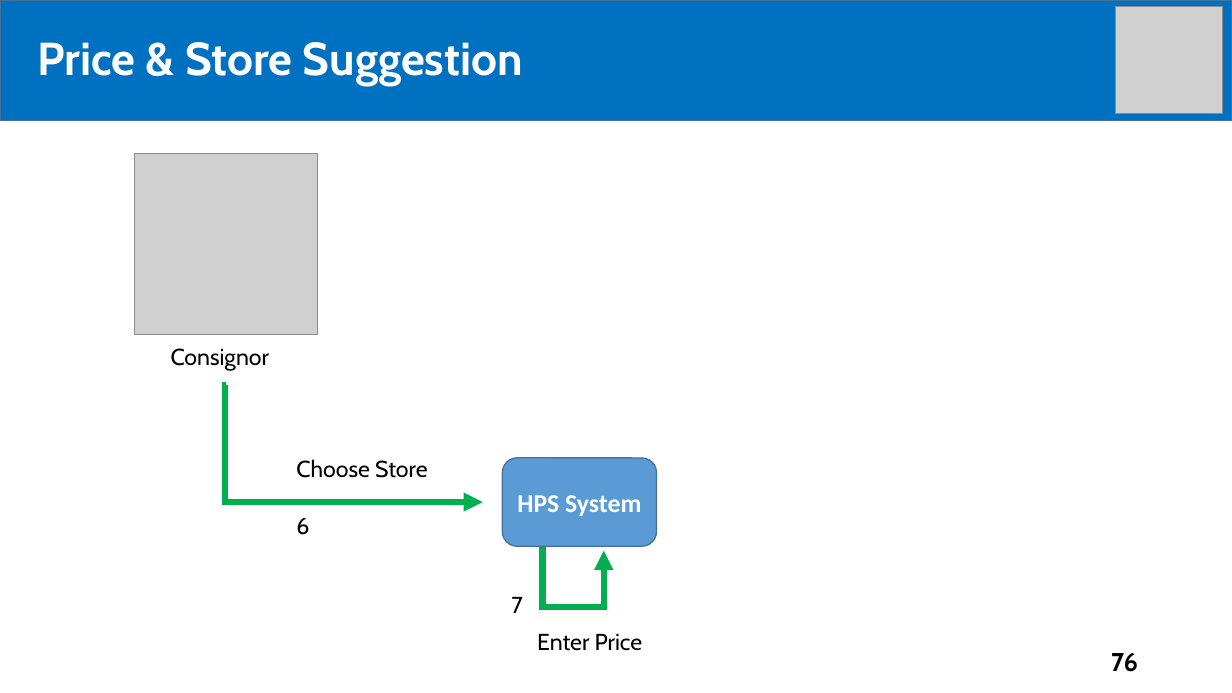
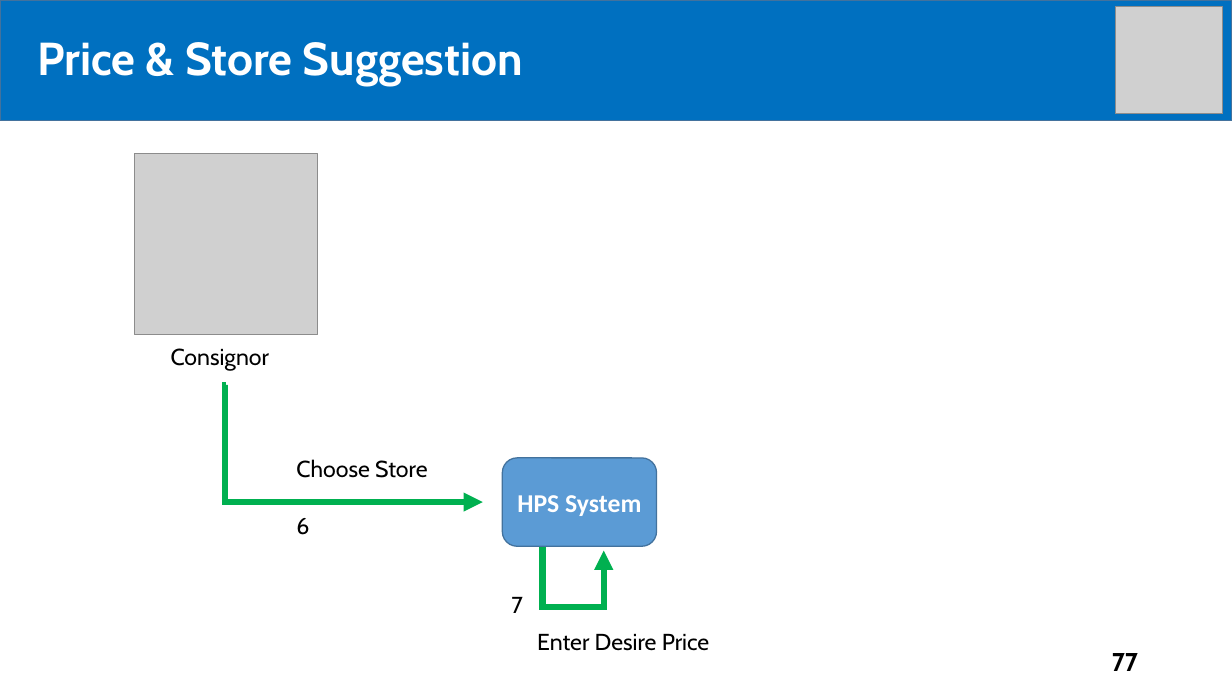
Before and after one commit to tiendan3108/CP, a slide deck: slide 77 of Source/Presentation/PreFinalPresentation.pptx (slide 76 before the commit). Drawn at 1232x693 pixels with LibreOffice and Linux fonts; fonts in the diff are those of the drawing; grey boxes stand for pictures. Boxes give left, top, right and bottom in pixels: in the first picture for what was removed or moved away, otherwise in the second. Text is boxed around its words. In the diff, an @@ line names an element or a change of style, - is before the commit and + after.

```diff
--- a/Source/Presentation/PreFinalPresentation.pptx
+++ b/Source/Presentation/PreFinalPresentation.pptx
@@ text at (537, 634, 709, 651): text changed @@
-Enter Price
+Enter Desire Price
@@ page number at (1112, 653, 1138, 671): text changed @@
-76
+77
```
Also in this commit, not shown: 11 other slides changed, 9 slides added, 3 slides removed.
